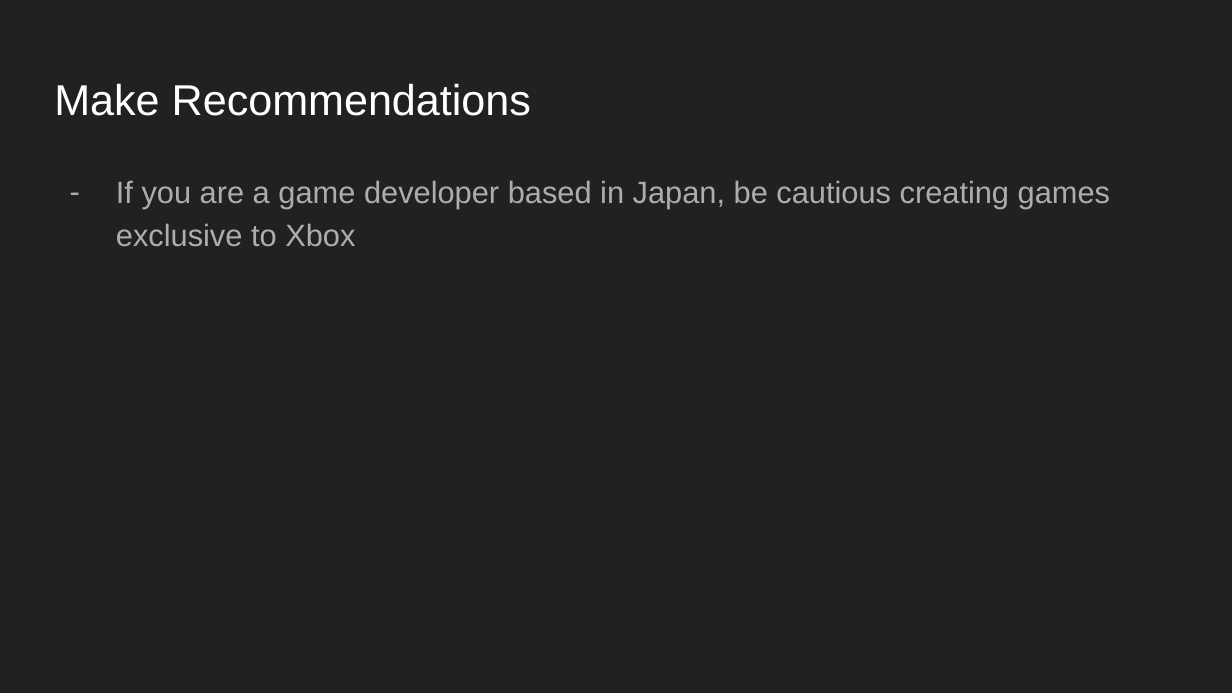
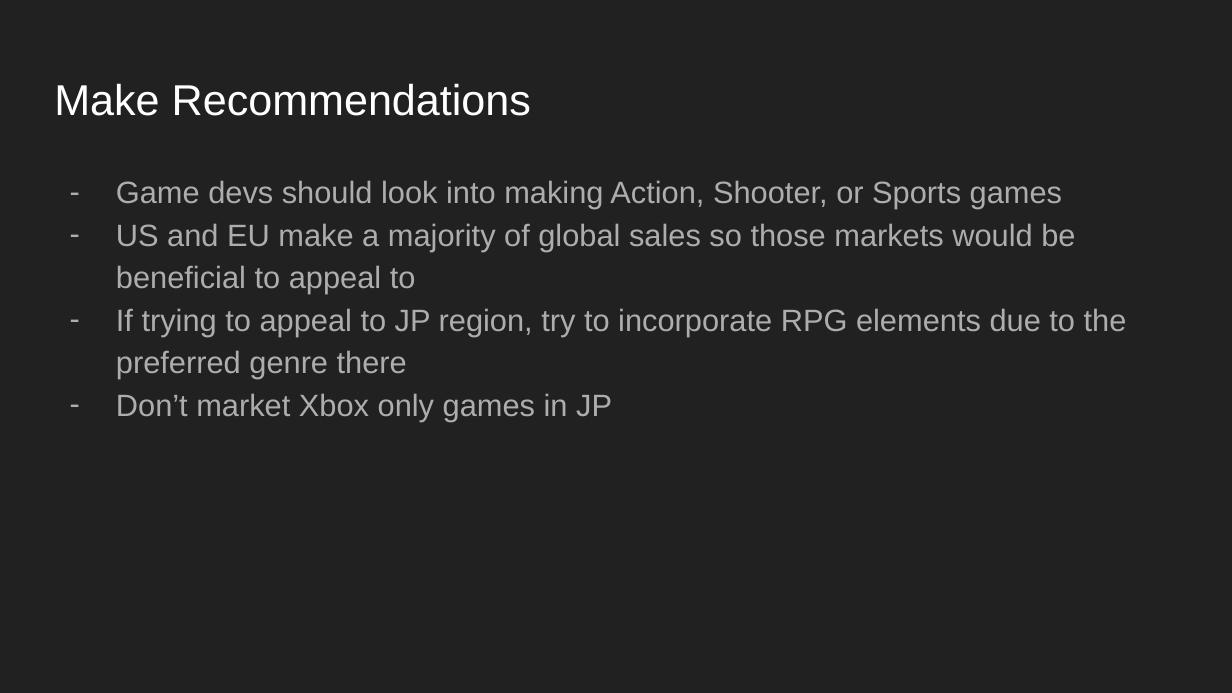
Before and after one commit to ttnguyen91/FInalProject, a slide deck: slide 11 of INFO 450 - Data Science Project.pptx. Drawn at 1232x693 pixels with LibreOffice and Linux fonts; fonts in the diff are those of the drawing. Boxes give left, top, right and bottom in pixels: in the first picture for what was removed or moved away, otherwise in the second. Text is boxed around its words. In the diff, an @@ line names an element or a change of style, - is before the commit and + after.

```diff
--- a/INFO 450 - Data Science Project.pptx
+++ b/INFO 450 - Data Science Project.pptx
@@ text at [116, 180, 1127, 421]: text changed @@
-– If you are a game developer based in Japan, be cautious creating games exclusive to Xbox
+– Game devs should look into making Action, Shooter, or Sports games
+– US and EU make a majority of global sales so those markets would be beneficial to appeal to
+– If trying to appeal to JP region, try to incorporate RPG elements due to the preferred genre there
+– Don’t market Xbox only games in JP
```
